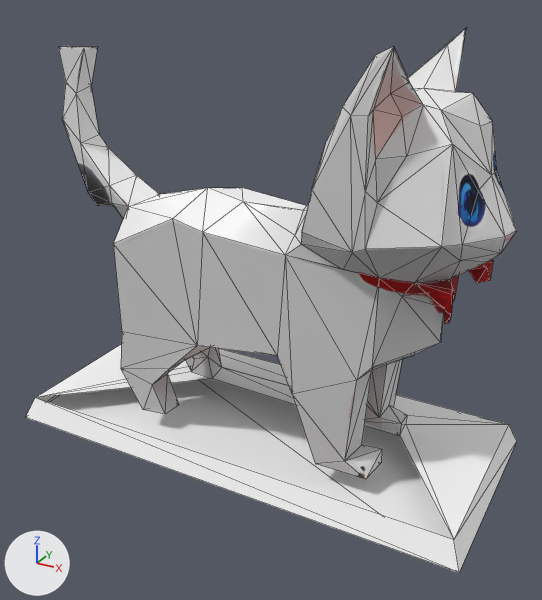
Before and after pictures for a commit that changed the glTF model public/models/white-kitten/model.glb.
Rendered twice from a camera (50 mm lens) standing at (0.333, -0.616, 0.466) and looking at (0.002, -0.014, 0.165). Every picture has the same lights, and +X, +Y and +Z are marked at lower left. The older version comes first. Mesh edges are drawn as thin lines. Vertices at exactly the same position are counted once.

The first picture shows 'Reduce'.
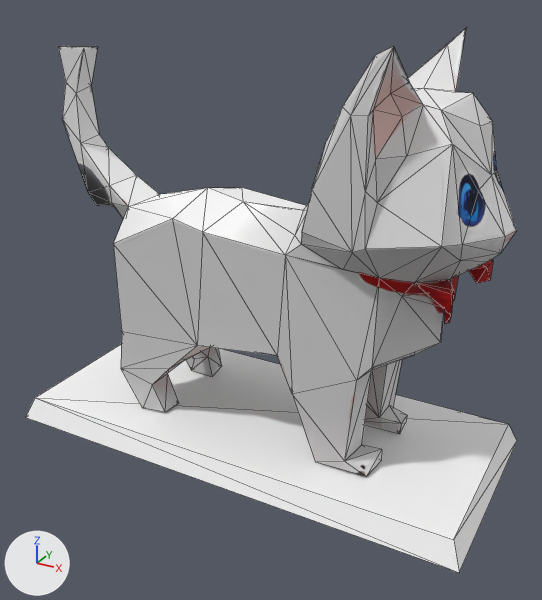
What differs and where, as boxes (x1, y1, x2, y2) in the pictures (542 x 600 px; the box of a moved part takes in the faces that stretch with it):
'Reduce', reshaped (7% narrower, 18% shorter)
    before: (26, 28, 517, 573)
    after: (59, 28, 517, 476)
'Plinth', added
    after: (26, 345, 517, 573)
part 1 of me_reduce, moved or reshaped
    before: (26, 345, 517, 573)
    after: (121, 347, 407, 476)

Diff of the bpy script that builds the scene:
```diff
--- a/public/models/white-kitten/model.glb.py
+++ b/public/models/white-kitten/model.glb.py
@@ me_reduce @@
 # used by ob_reduce; location = (0.0, 0.0, 0.0)
-me_reduce.from_pydata(...)  # 230 vertices, 458 faces; spans x -0.263..0.237, y -0.111..0.111, z 0.0..0.419
+me_reduce.from_pydata(...)  # 222 vertices, 440 faces; spans x -0.252..0.225, y -0.099..0.099, z 0.024..0.419
+# me_reduce part 1
+# 9 vertices are removed from x -0.263..0.237, y -0.111..0.111, z 0.0..0.024
+# 32 faces are deleted
+# 15 vertices in x -0.133..0.133, y -0.061..0.06, z 0.024 move by (0.0, 0.0, 0.002)
+# 5 vertices move from x -0.131..0.13, y -0.063..0.061, z 0.024 to x -0.131..0.13, y -0.063..0.061, z 0.025..0.03
+# 1 vertex is added at (-0.107, 0.06, 0.025)
+# 14 new faces join them
 me_reduce.materials.append(mat_atlas)
-me_reduce.materials.append(mat_plinthwhite)  # white #ffffff
@@ me_plinth @@
+me_plinth.from_pydata([(-0.253, -0.101, 0.024), (0.227, -0.101, 0.024), (0.227, 0.101, 0.024), (-0.253, 0.101, 0.024), (-0.263, -0.111, 0.0), (0.237, -0.111, 0.0), (0.237, 0.111, 0.0), (-0.263, 0.111, 0.0)], [], [(0, 4, 5), (0, 5, 1), (1, 5, 6), (1, 6, 2), (2, 6, 7), (2, 7, 3), (3, 7, 4), (3, 4, 0), (0, 1, 2), (0, 2, 3)])
+me_plinth.materials.append(mat_plinthwhite)  # white #ffffff
@@ ob_plinth @@
+ob_plinth = bpy.data.objects.new('Plinth', me_plinth)
+ob_plinth.location = (0.0, 0.0, 0.0)
```
